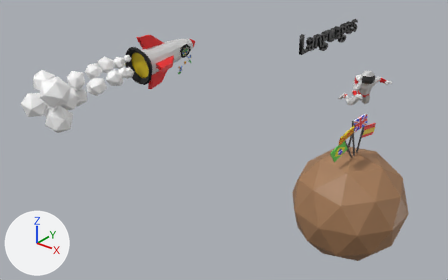
The Blender file scenes/languages.blend, before and after one commit.
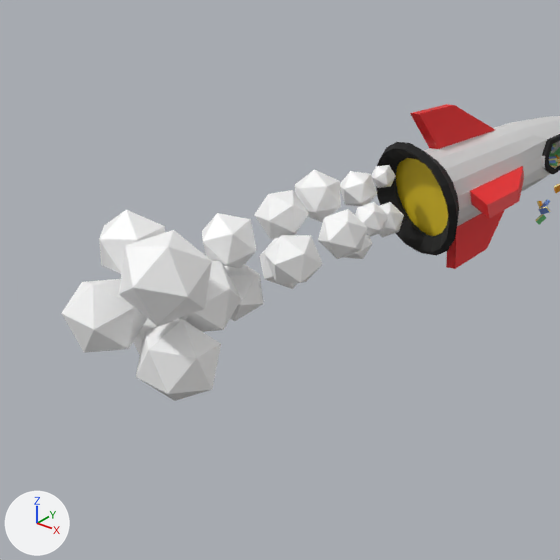
The first picture shows the older version from a camera (50 mm lens) standing at (36.1, -38.8, 17.0) and looking at (9.5, -5.5, -3.7). The close-ups show both versions on the part from 0% to 42% of the width and 0% to 66% of the height of that picture; other places that the commit changed are outside them. The lights are fixed; the arrows at lower left show +X, +Y and +Z.

The scene before the commit, as lines of its bpy script (objects in view):
```python
ob_cylinder_002 = bpy.data.objects.new('Cylinder.002', me_cylinder)
ob_cylinder_002.location = (-1.34, -2.42, -0.15)
ob_cylinder_002.rotation_euler = (-2.089, -1.749, 0.45)  # degrees (-120, -100, 26)
ob_cylinder_002.scale = (1.18, 1.18, 1.33)
ob_icosphere_014 = bpy.data.objects.new('Icosphere.014', me_icosphere_016)
ob_icosphere_014.location = (-1.55, -12.77, -2.36)
ob_icosphere_014.rotation_euler = (0.895, -0.343, -0.992)  # degrees (51, -20, -57)
ob_icosphere_014.scale = (1.14, 1.14, 1.14)
ob_icosphere_024 = bpy.data.objects.new('Icosphere.024', me_icosphere_009)
ob_icosphere_024.location = (-3.76, -11.52, -2.31)
ob_icosphere_024.rotation_euler = (-0.0962, -2.41, 1.305)  # degrees (-5.5, -138, 75)
ob_icosphere_024.scale = (1.09, 1.09, 1.09)
ob_icosphere_025 = bpy.data.objects.new('Icosphere.025', me_icosphere_010)
ob_icosphere_025.location = (-3.57, -12.28, 0.13)
ob_icosphere_025.rotation_euler = (0.0724, 1.999, 1.521)  # degrees (4.1, 115, 87)
ob_icosphere_025.scale = (0.981, 0.981, 0.981)
ob_icosphere_026 = bpy.data.objects.new('Icosphere.026', me_icosphere_029)
ob_icosphere_026.location = (-1.21, -13.08, 0.07)
ob_icosphere_026.rotation_euler = (1.683, -0.407, 1.301)  # degrees (96, -23, 75)
ob_icosphere_026.scale = (1.23, 1.23, 1.23)
ob_icosphere_027 = bpy.data.objects.new('Icosphere.027', me_icosphere_013)
ob_icosphere_027.location = (-3.22, -13.6, -1.28)
ob_icosphere_027.rotation_euler = (0.332, -2.456, 1.007)  # degrees (19, -141, 58)
ob_icosphere_027.scale = (1.09, 1.09, 1.09)
ob_icosphere_028 = bpy.data.objects.new('Icosphere.028', me_icosphere_014)
ob_icosphere_028.location = (-1.97, -11.57, -1.1)
ob_icosphere_028.rotation_euler = (0.332, -2.456, 1.007)  # degrees (19, -141, 58)
ob_icosphere_028.scale = (1.09, 1.09, 1.09)
# also in view: 'Icosphere.022' at (-1.6, -10.2, 0.0); 'Icosphere.012' at (-1.5, -8.5, 0.3); 'Icosphere.020' at (-0.1, -7.6, -0.2); 'Icosphere.023' at (-0.2, -9.3, -0.5); 'Icosphere.013' at (-1.8, -5.5, 0.1)
```
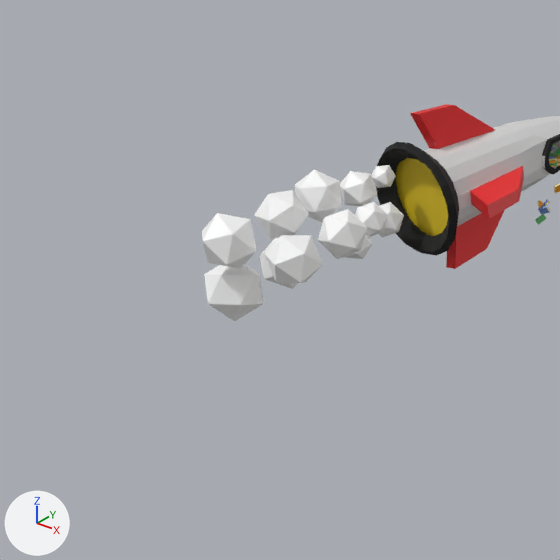
Patch to the scene script:
```diff
--- a/scenes/languages.blend.py
+++ b/scenes/languages.blend.py
@@ ob_icosphere_014 @@
-ob_icosphere_014 = bpy.data.objects.new('Icosphere.014', me_icosphere_016)
-ob_icosphere_014.location = (-1.55, -12.77, -2.36)
-ob_icosphere_014.rotation_euler = (0.895, -0.343, -0.992)  # degrees (51, -20, -57)
-ob_icosphere_014.scale = (1.14, 1.14, 1.14)
@@ ob_icosphere_026 @@
-ob_icosphere_026 = bpy.data.objects.new('Icosphere.026', me_icosphere_029)
-ob_icosphere_026.location = (-1.21, -13.08, 0.07)
-ob_icosphere_026.rotation_euler = (1.683, -0.407, 1.301)  # degrees (96, -23, 75)
-ob_icosphere_026.scale = (1.23, 1.23, 1.23)
@@ ob_icosphere_024 @@
-ob_icosphere_024 = bpy.data.objects.new('Icosphere.024', me_icosphere_009)
-ob_icosphere_024.location = (-3.76, -11.52, -2.31)
-ob_icosphere_024.rotation_euler = (-0.0962, -2.41, 1.305)  # degrees (-5.5, -138, 75)
-ob_icosphere_024.scale = (1.09, 1.09, 1.09)
@@ ob_icosphere_025 @@
-ob_icosphere_025 = bpy.data.objects.new('Icosphere.025', me_icosphere_010)
-ob_icosphere_025.location = (-3.57, -12.28, 0.13)
-ob_icosphere_025.rotation_euler = (0.0724, 1.999, 1.521)  # degrees (4.1, 115, 87)
-ob_icosphere_025.scale = (0.981, 0.981, 0.981)
@@ ob_icosphere_027 @@
-ob_icosphere_027 = bpy.data.objects.new('Icosphere.027', me_icosphere_013)
-ob_icosphere_027.location = (-3.22, -13.6, -1.28)
-ob_icosphere_027.rotation_euler = (0.332, -2.456, 1.007)  # degrees (19, -141, 58)
-ob_icosphere_027.scale = (1.09, 1.09, 1.09)
@@ ob_icosphere_028 @@
-ob_icosphere_028 = bpy.data.objects.new('Icosphere.028', me_icosphere_014)
-ob_icosphere_028.location = (-1.97, -11.57, -1.1)
-ob_icosphere_028.rotation_euler = (0.332, -2.456, 1.007)  # degrees (19, -141, 58)
-ob_icosphere_028.scale = (1.09, 1.09, 1.09)
```

What differs and where, as boxes (x1, y1, x2, y2) in the close-ups (560 x 560 px):
'Icosphere.026', deleted: before (119, 230, 212, 326)
'Icosphere.014', deleted: before (136, 319, 221, 401)
'Icosphere.027', deleted: before (61, 279, 147, 353)
'Icosphere.025', deleted: before (99, 210, 165, 274)
'Icosphere.028', deleted: before (172, 261, 241, 332)
'Icosphere.024', deleted: before (133, 318, 173, 355)
